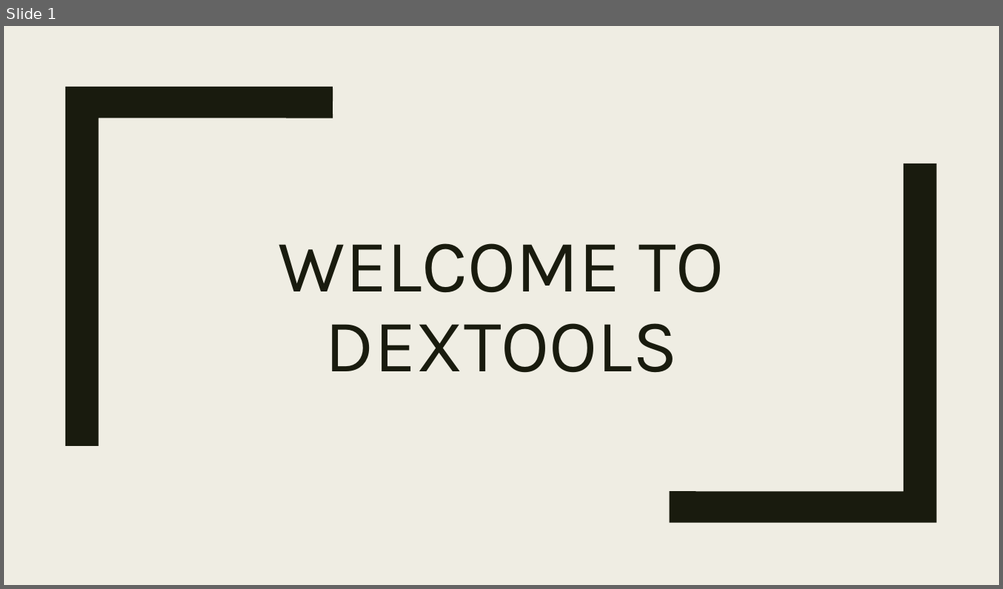
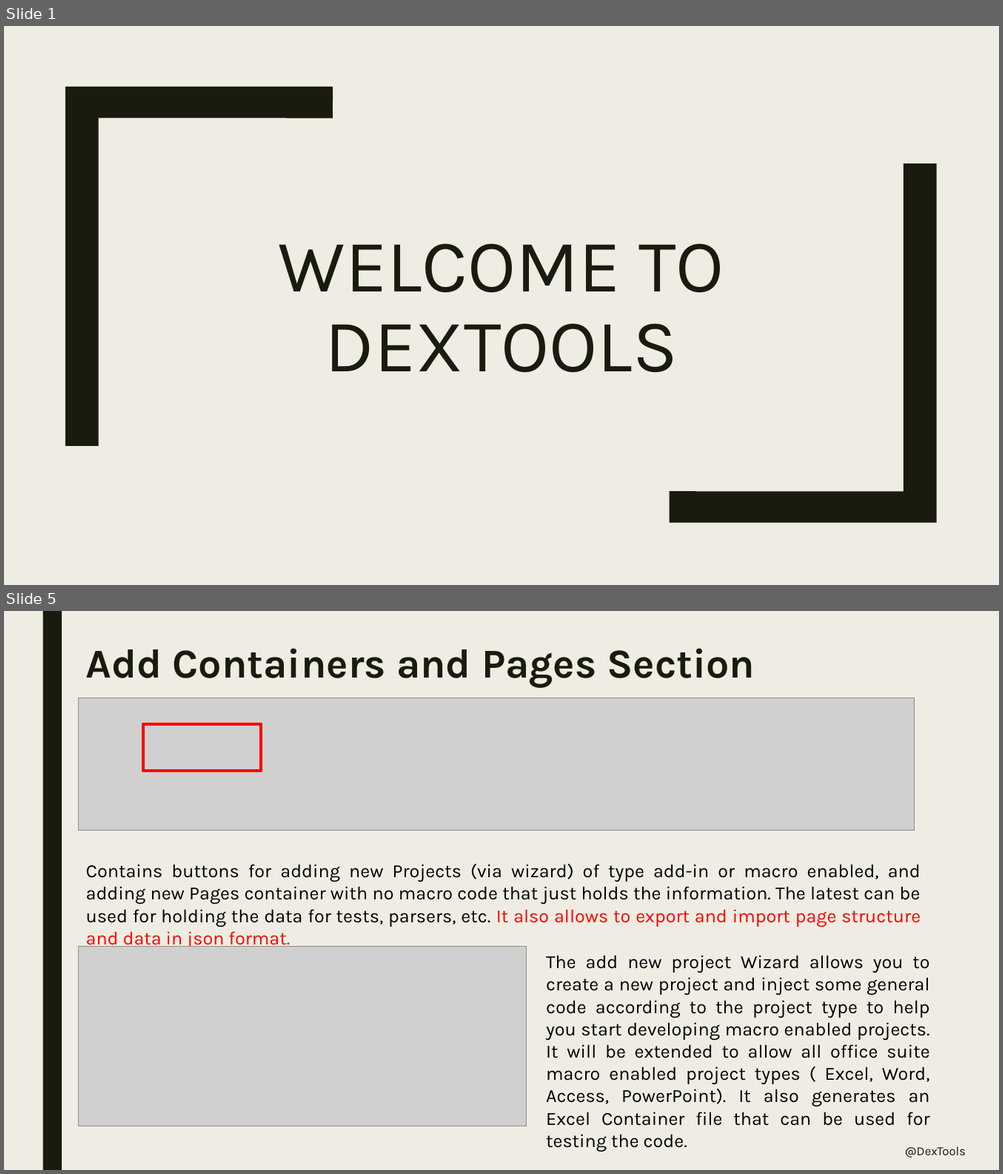
Before and after one commit to dexterial/Dextools, a slide deck: Main/Guide.pptx. Shown one above the other, each under a label of ours: slide 1 before the commit, slides 1 and 5 after it; the slides between them are not shown. The pictures are 1003x589 and 1003x1174 pixels, drawn with LibreOffice and Linux fonts; fonts in the diff are those of the drawing; grey boxes stand for pictures. Boxes give left, top, right and bottom in pixels: in the first picture for what was removed or moved away, otherwise in the second. Text is boxed around its words. In the diff, an @@ line names an element or a change of style, - is before the commit and + after.

Commit message:
added new project wizard, buggy still and create new container

```diff
--- a/Main/Guide.pptx
+++ b/Main/Guide.pptx
@@ slide 5 added at [4, 611, 999, 1170], background #EFEDE3 @@
@@ rectangle added at [42, 611, 62, 1170], fill #191B0E @@
@@ title added at [86, 648, 755, 687], 39.6 pt, text #191B0E, bold @@
+Add Containers and Pages Section
@@ picture added at [79, 698, 914, 830] @@
@@ rectangle added at [143, 723, 261, 771], outline #FF0000 2.75 pt @@
@@ text added at [86, 864, 920, 927], 18 pt, text #000000 @@
+Contains buttons for adding new Projects (via wizard) of type add-in or macro enabled, and adding new Pages container with no macro code that just holds the information. The latest can be used for holding the data for tests, parsers, etc. It also allows to export and import page structure and data in json format.
@@ picture added at [79, 947, 526, 1127] @@
@@ text added at [546, 955, 930, 1126], 18 pt, text #000000 @@
+The add new project Wizard allows you to create a new project and inject some general code according to the project type to help you start developing macro enabled projects. It will be extended to allow all office suite macro enabled project types ( Excel, Word, Access, PowerPoint). It also generates an Excel Container file that can be used for testing the code.
@@ text added at [905, 1147, 965, 1158], 12 pt, text #191B0E @@
+@DexTools
```
Also in this commit, not shown: 2 slides changed, 2 other slides added, 1 other file.
